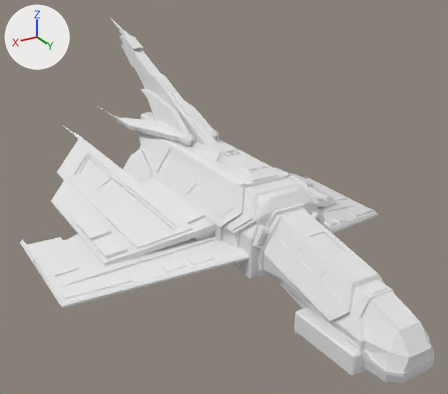
The Blender file Assets/BlenerFiles/Ship01.blend: old version first, new version second.
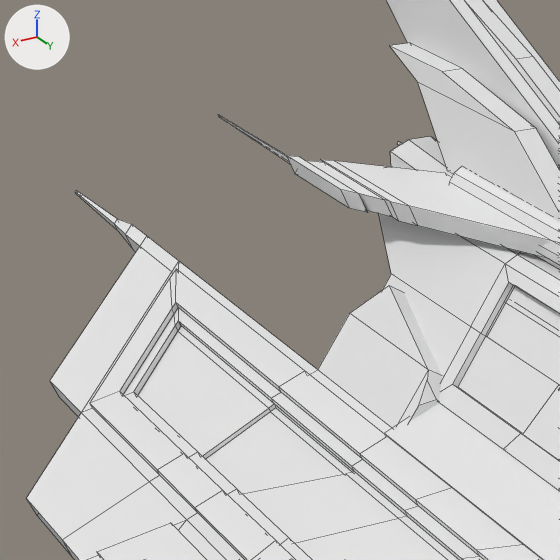
Each version appears first whole from a camera (50 mm lens) standing at (29.3, 25.9, 27.8) and looking at (-0.5, -23.7, 3.0), and next in a close-up on the part from 10% to 41% of the width and 20% to 55% of the height. Every picture has the same lights, and +X, +Y and +Z are marked at upper left. The close-ups show mesh edges as thin lines.

Objects in the first close-up: 'Cube.002', 'ShipBody', 'Wing'.
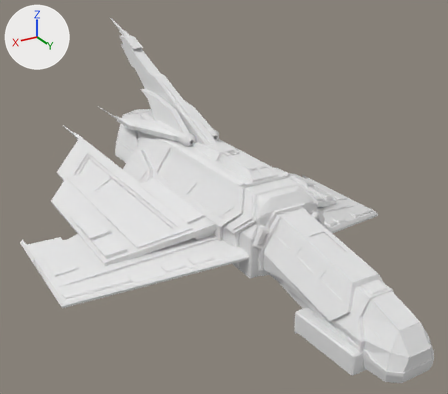
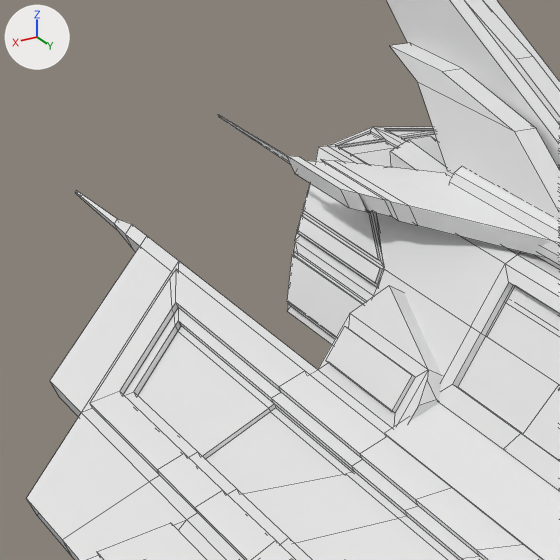
Pixel boxes (x1, y1, x2, y2) of what changed, in the close-ups (560 x 560 px; the box of a moved part takes in the faces that stretch with it):
'Wing', reshaped
    before: (26, 142, 560, 560)
    after: (26, 190, 560, 560)
'ShipBody', reshaped
    before: (379, 136, 560, 491)
    after: (287, 127, 560, 491)
part 1 of me_plane_011, added
    after: (287, 127, 437, 344)
part 2 of me_plane_011, moved or reshaped
    before: (379, 214, 505, 378)
    after: (373, 213, 505, 378)
part 3 of me_plane, built on
    both: (318, 313, 428, 428)

Edits to the bpy script that builds the scene:
```text
Change me_plane_011:
    used by ob_shipbody; location = (0.0, 0.0, 0.0)
    remove me_plane_011.from_pydata(...)  # 861 vertices, 777 faces; spans x -1.0..4.8, y -39.1..3.1, z -1.7..8.6
    add me_plane_011.from_pydata(...)  # 998 vertices, 906 faces; spans x -1.0..4.8, y -44.1..3.1, z -1.7..8.6
    me_plane_011 part 1: a new loose piece of 121 vertices spanning x 0.0..4.7, y -44.1..-16.8, z 3.5..7.4
    me_plane_011 part 2: 10 vertices moved from x 0.5..3.6, y -37.7..-34.7, z 5.9..8.1 to x 0.5..3.6, y -38.0..-35.2, z 5.9..8.1
Change me_plane:
    used by ob_wing; location = (0.0, 0.0, 0.0)
    remove me_plane.from_pydata(...)  # 420 vertices, 406 faces; spans x -18.1..-3.6, y -55.9..-12.3, z -1.7..6.1
    add me_plane.from_pydata(...)  # 428 vertices, 414 faces; spans x -18.1..-3.6, y -55.9..-12.3, z -1.7..6.1
    me_plane part 3
    1 face is deleted
    8 vertices are added at x -5.7..-5.0, y -34.5..-30.2, z 3.9..4.8
    9 new faces join them
```
